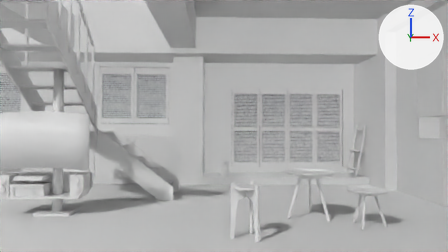
What one commit did to the Blender file interior_villa.blend.
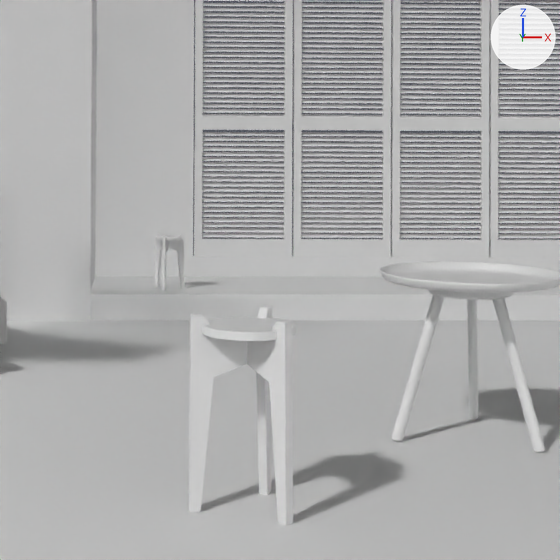
The first picture shows the older version from the file's camera 'Camera'. The close-ups show both versions on the part from 40% to 75% of the width and 38% to 100% of the height of that picture. The axes (+X, +Y, +Z) are drawn at upper right. The lights are the same throughout.
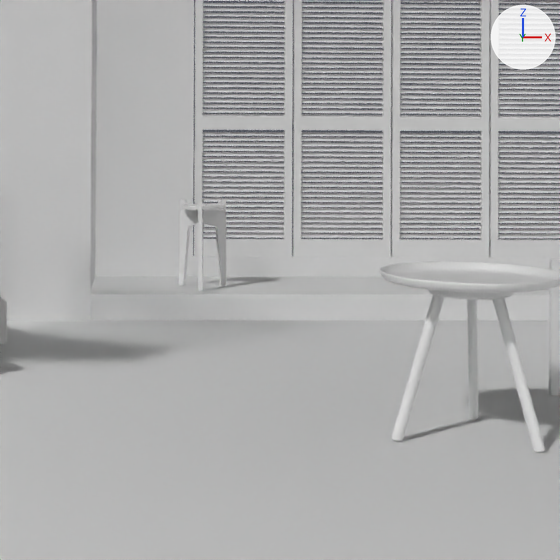
Location of each change, [x1, y1, x2, y2] in pixels of the close-ups (560 x 560 px):
'Cube.012', moved
    before: [188, 306, 293, 526]
    after: [549, 259, 560, 396]
'Cube.013', moved, turned, rescaled
    before: [155, 233, 184, 291]
    after: [179, 200, 226, 291]
'Cube.010', moved (not visible afterwards)
    before: [202, 316, 296, 341]
'Cube.011', moved, turned, rescaled
    before: [155, 236, 181, 241]
    after: [181, 204, 223, 210]

Diff of the bpy script that builds the scene:
```diff
--- a/interior_villa.blend.py
+++ b/interior_villa.blend.py
@@ ob_cube_013 @@
 ob_cube_013 = bpy.data.objects.new('Cube.013', me_cube_015)
-ob_cube_013.location = (-0.92, 6.27, 0.52)
-ob_cube_013.rotation_euler = (0.0, 0.0, -4.47)  # degrees (0, 0, -256)
-ob_cube_013.scale = (0.0379, 0.116, 0.0458)
+ob_cube_013.location = (0.22, 4.82, 0.53)
+ob_cube_013.rotation_euler = (0.0, 0.0, -8.507)  # degrees (0, 0, 233)
+ob_cube_013.scale = (0.0609, 0.186, 0.0736)
@@ ob_cube_011 @@
 ob_cube_011 = bpy.data.objects.new('Cube.011', me_cube_014)
-ob_cube_011.location = (-0.92, 6.27, 0.52)
-ob_cube_011.rotation_euler = (0.0, 0.0, -4.47)  # degrees (0, 0, -256)
-ob_cube_011.scale = (0.0379, 0.116, 0.0458)
+ob_cube_011.location = (0.22, 4.82, 0.53)
+ob_cube_011.rotation_euler = (0.0, 0.0, -8.507)  # degrees (0, 0, 233)
+ob_cube_011.scale = (0.0609, 0.186, 0.0736)
 _m = ob_cube_011.modifiers.new('Subsurf', 'SUBSURF')
@@ ob_cube_010 @@
 ob_cube_010 = bpy.data.objects.new('Cube.010', me_cube_013)
-ob_cube_010.location = (-1.17, -6.1, -0.01)
+ob_cube_010.location = (3.98, -1.24, -0.01)
 ob_cube_010.rotation_euler = (0.0, 0.0, -3.577)  # degrees (0, 0, -205)
@@ ob_cube_012 @@
 ob_cube_012 = bpy.data.objects.new('Cube.012', me_cube_012)
-ob_cube_012.location = (-1.17, -6.1, -0.01)
+ob_cube_012.location = (3.98, -1.24, -0.01)
 ob_cube_012.rotation_euler = (0.0, 0.0, -3.577)  # degrees (0, 0, -205)
```
